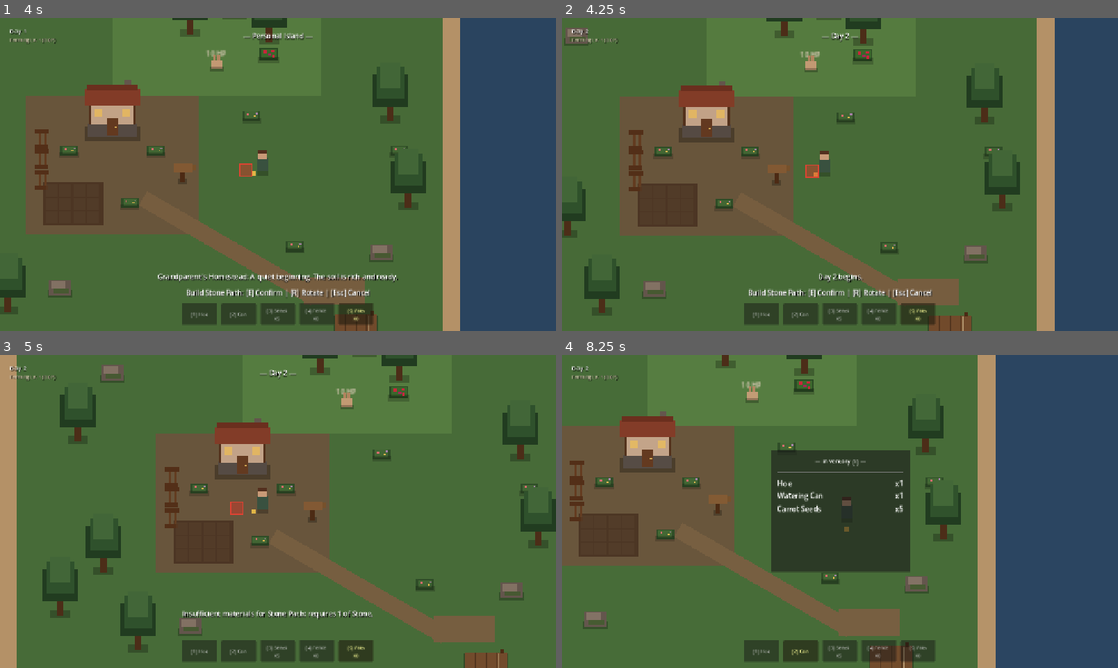
Above: before the commit, frames 1-4 (two rows, left to right).
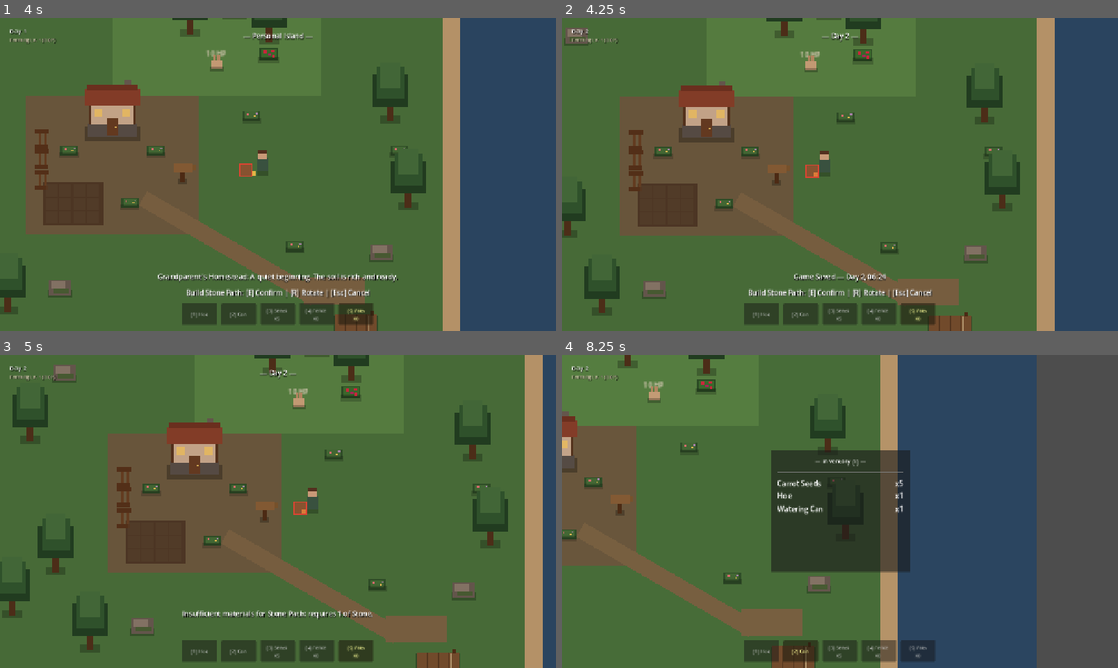
Above: after the commit, the same moments.

Repository: Richiekey/Underhallow
Game: Godot game, scene res://scenes/game/game.tscn
Same seed, same stepped clock (60 frames per second), same inputs: the game is played once before the commit and once after it.
Inputs (mouse positions are in pixels of both pictures, inside the frame that each line leads up to):
- Up to frame 1 (4 s): tap Enter at 0.5 s; move the mouse to (400, 158) at 0.52 s; hold D (move_right) 0.53-1.28 s; hold 1 (hotbar_1) 0.53-1.28 s; tap E (interact) at 1.25 s; move the mouse to (166, 190) at 1.27 s; hold S (move_down) 1.28-2.03 s; tap 2 (hotbar_2) at 1.35 s; move the mouse to (333, 105) at 2.02 s; hold D (move_right) 2.03-2.78 s; hold 3 (hotbar_3) 2.03-2.78 s; move the mouse to (250, 237) at 2.77 s; hold W (move_up) 2.78-3.53 s; tap 4 (hotbar_4) at 2.85 s; move the mouse to (444, 221) at 3.52 s; hold A (move_left) from 3.53 s (still down); hold 5 (hotbar_5) from 3.53 s (still down)
- Up to frame 2 (4.25 s): keep holding A (move_left); keep holding 5 (hotbar_5); tap T (debug_advance_day) at 4.15 s
- Up to frame 3 (5 s): keep holding A (move_left); move the mouse to (111, 464) at 4.27 s; release 5 (hotbar_5) at 4.28 s; tap E (interact) at 4.35 s; tap F9 (quick_load) at 4.9 s
- Up to frame 4 (8.25 s): move the mouse to (867, 511) at 5.02 s; release A (move_left) at 5.03 s; hold S (move_down) 5.03-5.78 s; hold R (rotate_building) 5.03-5.78 s; tap F5 (quick_save) at 5.65 s; move the mouse to (756, 433) at 5.77 s; hold D (move_right) 5.78-6.53 s; tap Mouse wheel up (zoom_in) at 5.85 s; tap I (toggle_inventory) at 6.4 s; move the mouse to (962, 495) at 6.52 s; hold W (move_up) 6.53-7.28 s; hold Mouse wheel down (zoom_out) 6.53-7.28 s; move the mouse to (728, 527) at 7.27 s; hold D (move_right) 7.28-8.03 s; tap 1 (hotbar_1) at 7.35 s; move the mouse to (895, 442) at 8.02 s; hold S (move_down) from 8.03 s (still down); hold 2 (hotbar_2) from 8.03 s (still down)

Frame 1 is identical in both runs. In frame 2, 0.3% of the frame differs, in the area x 41-59%, y 81-85%; in frame 3, 34%; in frame 4, 52%, in the area x 0-100%, y 0-100%.
Error after the commit: Invalid call. Nonexistent function 'refresh' in base 'Control (HotbarUI)'. (res://scenes/game/game.gd:410)

Commit message:
feat(game): integrate save/load with game loop

Diff:
--- a/scenes/game/game.gd
+++ b/scenes/game/game.gd
@@ -43,7 +43,7 @@
 		"move_up", "move_down", "move_left", "move_right",
 		"interact", "cancel", "zoom_in", "zoom_out",
 		"hotbar_1", "hotbar_2", "hotbar_3", "hotbar_4", "hotbar_5", "rotate_building",
-		"toggle_inventory", "debug_advance_day"
+		"toggle_inventory", "debug_advance_day", "quick_save", "quick_load"
 	]
 	var all_actions_valid: bool = true
 	for action: String in required_actions:
@@ -158,6 +158,10 @@
 	elif event.is_action_pressed("debug_advance_day"):
 		if runtime != null:
 			runtime.execute_command(AdvanceDayDebugCommand.new())
+	elif event.is_action_pressed("quick_save"):
+		_save_game()
+	elif event.is_action_pressed("quick_load"):
+		_load_game()
 
 func _on_command_executed(cmd: Command, result: CommandResult) -> void:
 	if cmd is SleepCommand:
@@ -165,6 +169,7 @@
 			_show_location_banner("Day %d" % runtime.game_state.time_state.current_day)
 		_show_toast(result.message, 3.5)
 		_refresh_all_world_nodes()
+		_save_game()
 	elif result.message != "":
 		_show_toast(result.message, 2.0)
 
@@ -205,6 +210,9 @@
 		printerr("Underhallow Travel Error: Destination scene is not a WorldSpace: ", destination_scene_path)
 		return
 
+	# Auto-save before travel transition
+	_save_game()
+
 	# Remove previous world space
 	if active_world != null:
 		if active_world.travel_requested.is_connected(_on_travel_requested):
@@ -361,6 +369,56 @@
 		if _banner_timer <= 0.0 and location_banner != null:
 			location_banner.text = ""
 
+func _format_game_time_string() -> String:
+	if runtime == null or runtime.game_state == null or runtime.game_state.time_state == null:
+		return ""
+	var time_state: TimeState = runtime.game_state.time_state
+	var progress: float = time_state.get_day_progress()
+	var total_minutes: int = int(progress * 1440.0) + (6 * 60)
+	var hours: int = (total_minutes / 60) % 24
+	var minutes: int = total_minutes % 60
+	return "Day %d, %02d:%02d" % [time_state.current_day, hours, minutes]
+
+func _save_game(slot_name: String = "default") -> bool:
+	if runtime == null:
+		return false
+	var success: bool = runtime.save_to_slot(slot_name)
+	if success:
+		var time_str: String = _format_game_time_string()
+		_show_toast("Game Saved — %s" % time_str if time_str != "" else "Game Saved", 2.5)
+	else:
+		_show_toast("Save Failed", 2.5)
+	return success
+
+func _load_game(slot_name: String = "default") -> bool:
+	if runtime == null:
+		return false
+	var success: bool = runtime.load_from_slot(slot_name)
+	if success:
+		_refresh_all_world_nodes()
+		if active_world != null:
+			var building_display: BuildingDisplay = active_world.get_node_or_null("BuildingDisplay") as BuildingDisplay
+			if building_display != null and runtime.game_state != null:
+				building_display.initialize_from_state(runtime.game_state.building_state)
+		if player_instance != null and runtime.game_state != null and runtime.game_state.player_state != null:
+			player_instance.global_position = runtime.game_state.player_state.position
+		if status_bar != null:
+			status_bar.update_display()
+		if inventory_ui != null:
+			inventory_ui.refresh()
+		if hotbar_ui != null:
+			hotbar_ui.refresh()
+		var time_str: String = _format_game_time_string()
+		_show_toast("Game Loaded — %s" % time_str if time_str != "" else "Game Loaded", 2.5)
+	else:
+		_show_toast("No save found or Load Failed", 2.5)
+	return success
+
+func _notification(what: int) -> void:
+	if what == NOTIFICATION_WM_CLOSE_REQUEST:
+		if runtime != null and runtime.current_state == GameRuntime.LifecycleState.RUNNING:
+			runtime.save_to_slot("default")
+
 func _exit_tree() -> void:
 	if runtime != null:
 		runtime.shutdown_runtime()
